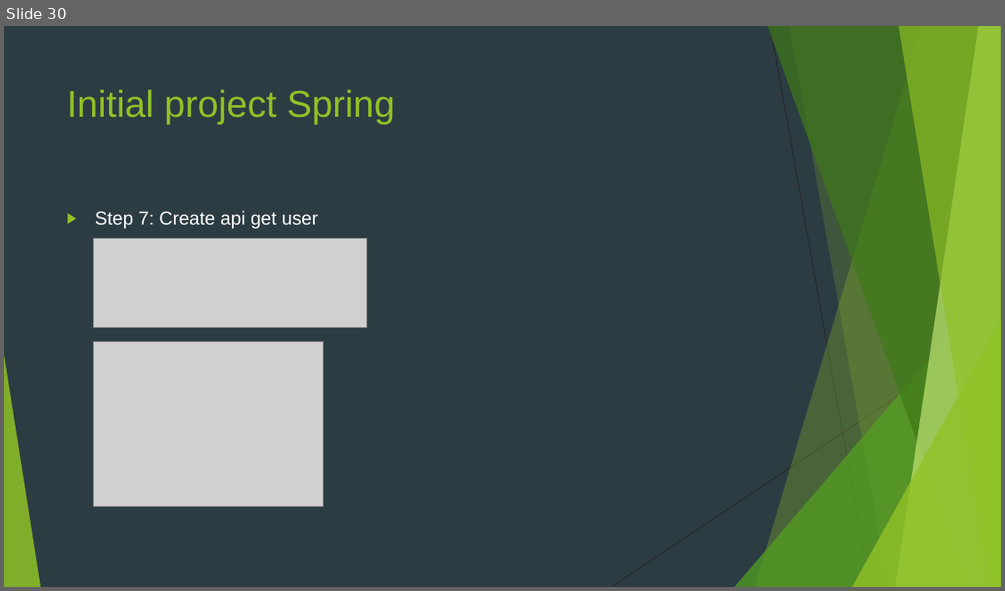
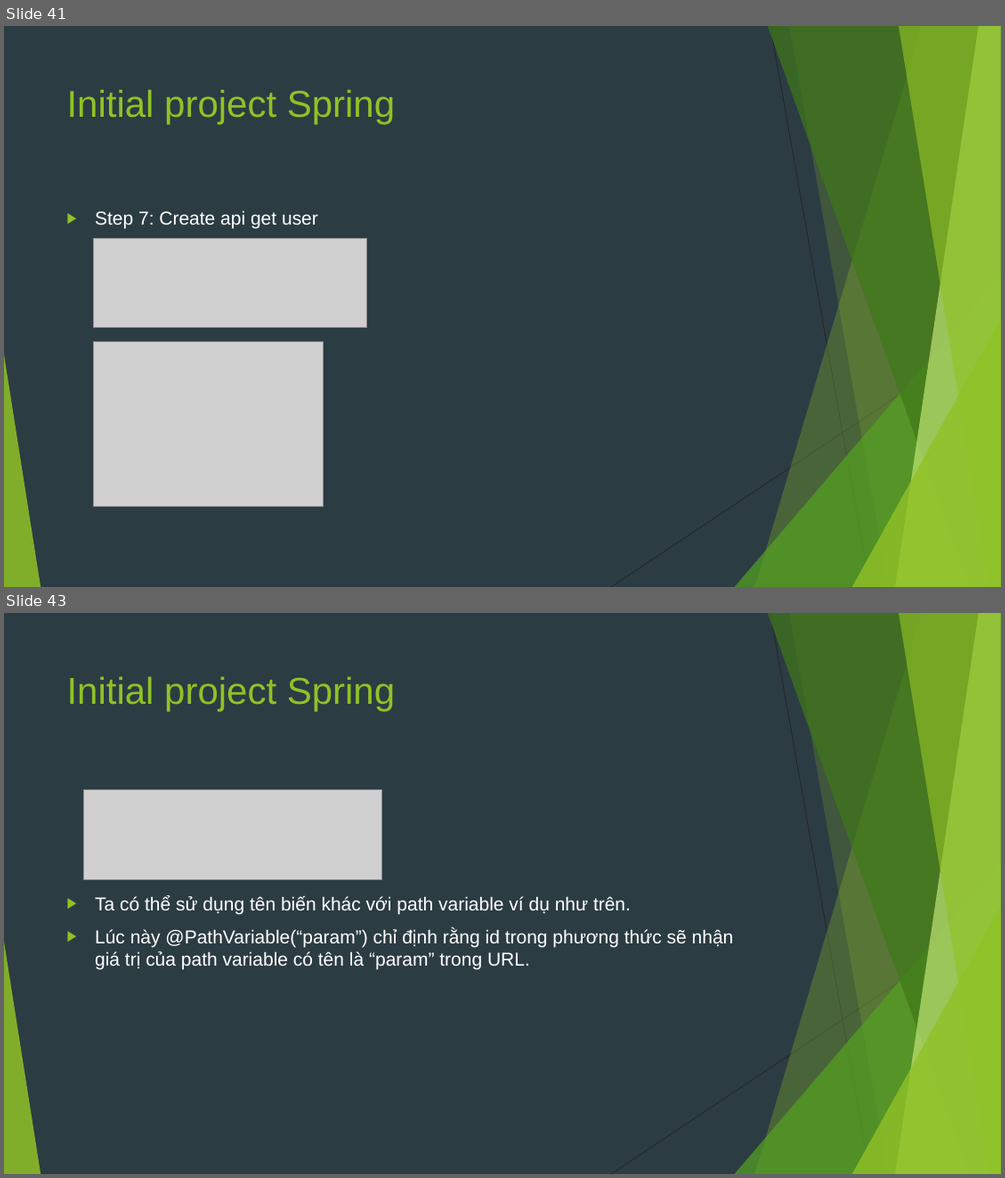
Before and after one commit to sobbingwind/SpringBoot, a slide deck: 02.RESTful API.pptx. Shown one above the other, each under a label of ours: slide 30 before the commit, slides 41 and 43 after it; the slides between them are not shown. The pictures are 1005x591 and 1005x1178 pixels, drawn with LibreOffice and Linux fonts; fonts in the diff are those of the drawing; grey boxes stand for pictures. Boxes give left, top, right and bottom in pixels: in the first picture for what was removed or moved away, otherwise in the second. Text is boxed around its words. In the diff, an @@ line names an element or a change of style, - is before the commit and + after.

```diff
--- a/02.RESTful API.pptx
+++ b/02.RESTful API.pptx
@@ slide 43 added at box(4, 613, 1001, 1174), background #2C3C43; not listed: 10 template elements that a slide beside it also shows @@
@@ title added at box(67, 676, 395, 711), 36 pt, text #90C226 @@
+Initial project Spring
@@ picture added at box(83, 789, 381, 879) @@
@@ text added at box(95, 895, 734, 969), 18 pt, text #FFFFFF @@
+▶ Ta có thể sử dụng tên biến khác với path variable ví dụ như trên.
+▶ Lúc này @PathVariable(“param”) chỉ định rằng id trong phương thức sẽ nhận giá trị của path variable có tên là “param” trong URL.
@@ what was slide 30 is now slide 41 @@
```
Also in this commit, not shown: 2 slides changed, 12 other slides added.
